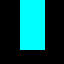
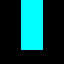
Two versions of the same layered image (64px x 64px). Layer-by-layer changes:
painted on "Layer 5 copy" over [20, 0, 45, 50]
